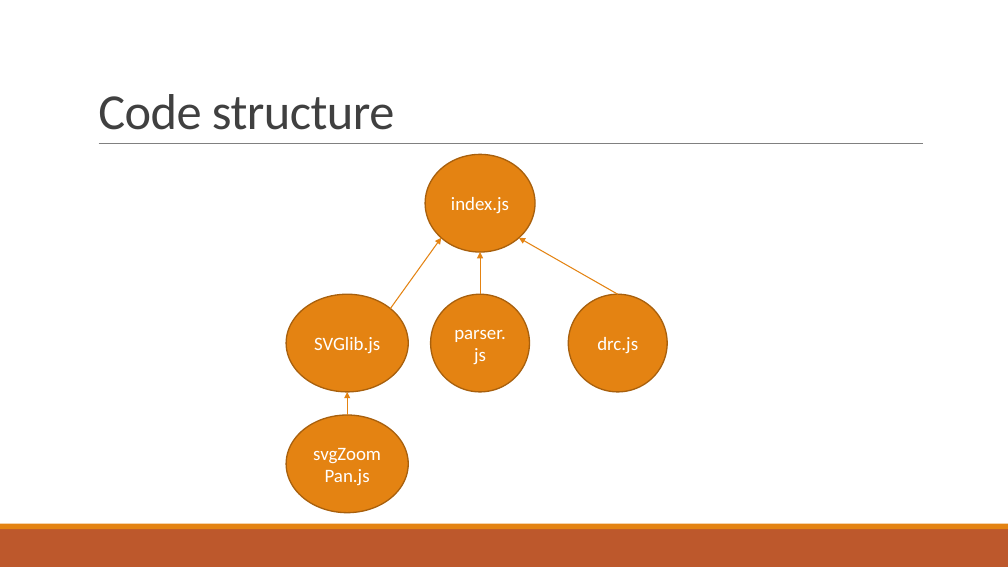
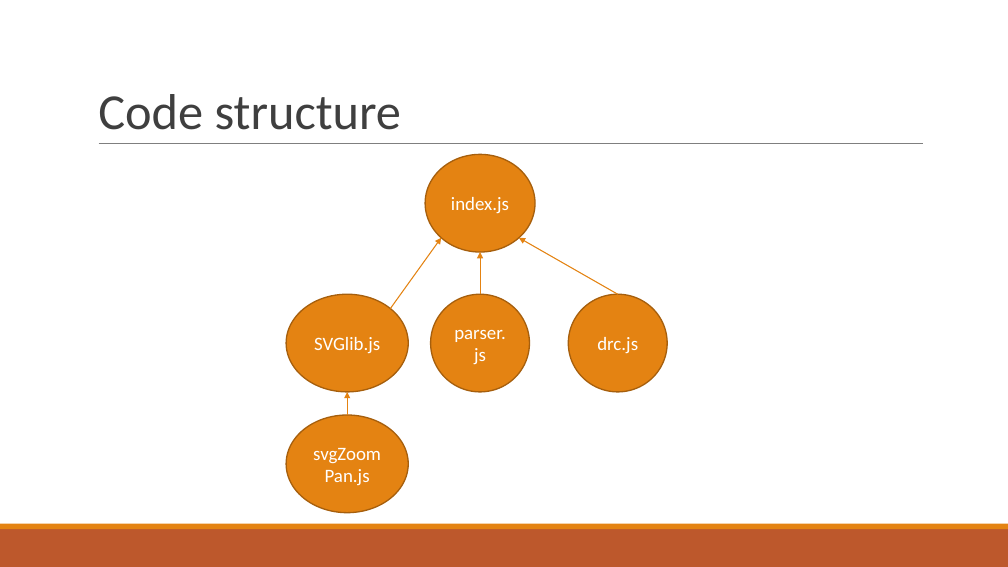
Before and after one commit to AhmedSharaf98/DEF-to-SVG, a slide deck: slide 6 of docs/DEF-LEF to SVG.pptx. Drawn at 1008x567 pixels with LibreOffice and Linux fonts; fonts in the diff are those of the drawing. Boxes give left, top, right and bottom in pixels: in the first picture for what was removed or moved away, otherwise in the second. Text is boxed around its words. In the diff, an @@ line names an element or a change of style, - is before the commit and + after.

```diff
--- a/docs/DEF-LEF to SVG.pptx
+++ b/docs/DEF-LEF to SVG.pptx
@@ title "Code structure" at <box>98,94,401,130</box>: text colour #404040 to #3F3F3F, letter spacing -0.5 to 0 pt @@
```
Also in this commit, not shown: 13 other slides changed, 7 slides added, 5 slides removed.
